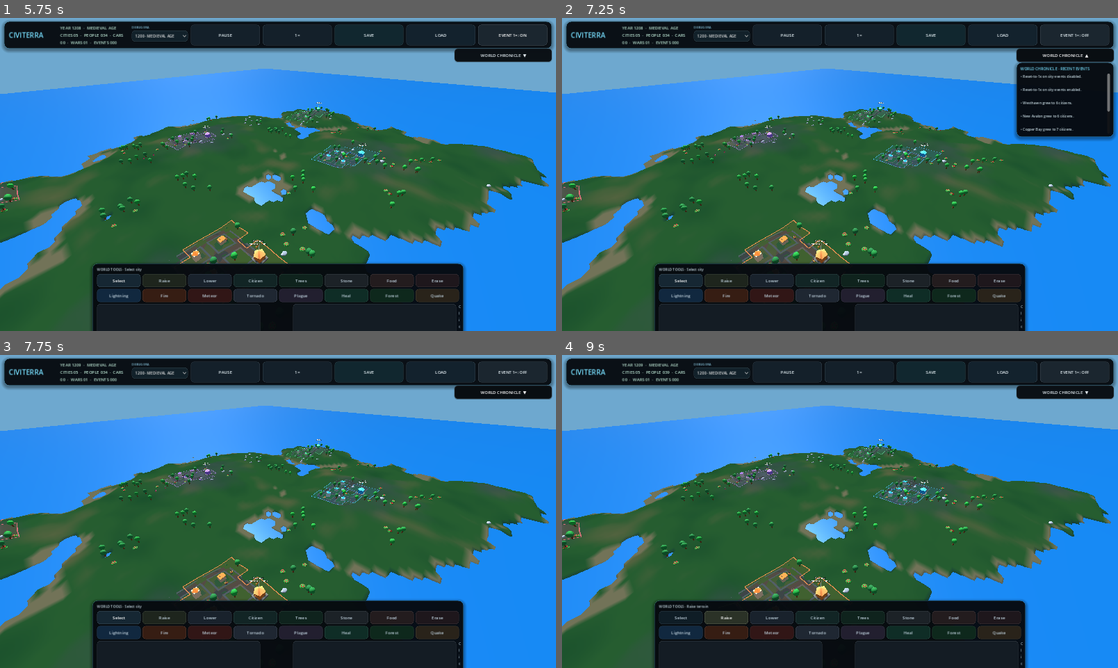
Above: before the commit, frames 1-4 (two rows, left to right).
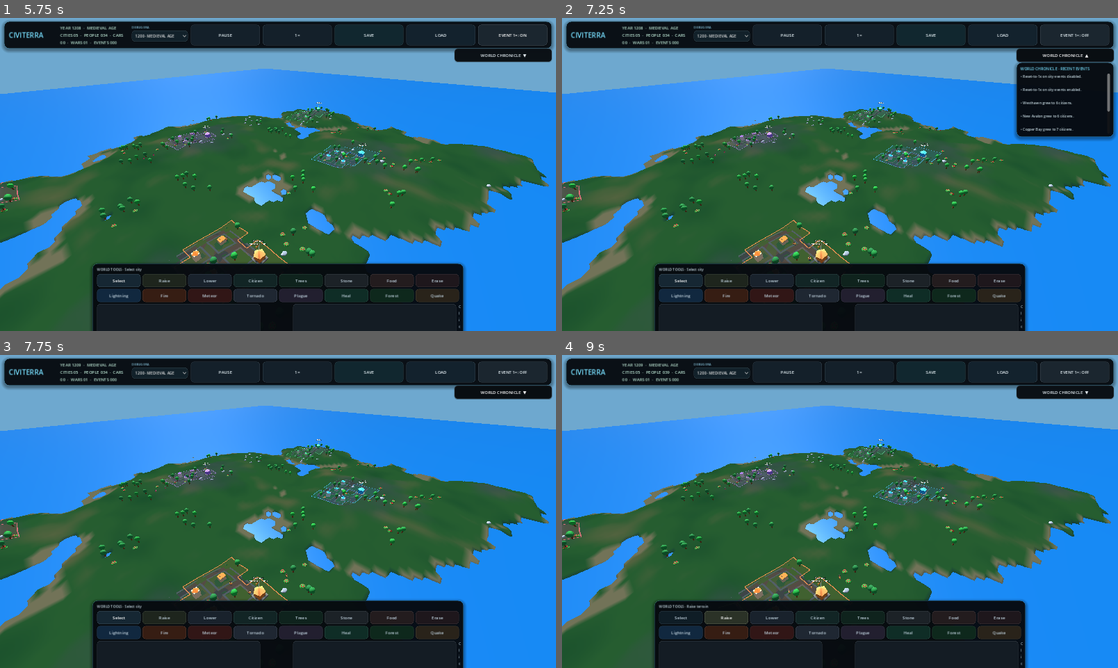
Above: after the commit, the same moments.

Repository: yoimdoingstuff/citysandbox
Game: Godot game, scene res://main.tscn
The game is run twice, just before and just after one commit, with the same random seed, the same clock (stepped at 60 frames per second) and the same inputs.
Inputs:
- Up to frame 1 (5.75 s): click "1200 · MEDIEVAL AGE" at 0.5 s; click "1×" at 1.25 s; click "2×" at 2 s; click "4×" at 2.75 s; click "8×" at 3.5 s; click "16×" at 4.25 s; click "EVENT 1×: OFF" at 5 s
- Up to frame 2 (7.25 s): click "EVENT 1×: ON" at 5.75 s; click "WORLD CHRONICLE ▼" at 6.5 s
- Up to frame 3 (7.75 s): click "WORLD CHRONICLE ▲" at 7.25 s
- Up to frame 4 (9 s): click "Select" at 8 s; click "Raise" at 8.75 s

Frame 1 is identical in both runs. In frame 2, less than 0.1% of the frame differs, in the area x 32-63%, y 36-79%; in frame 3, less than 0.1%, in the area x 32-66%, y 28-78%; in frame 4, less than 0.1%.

Commit message:
Slow collapsing structures, add smoke and impact-timed chain reactions

Diff:
--- a/main.gd
+++ b/main.gd
@@ -113,6 +113,7 @@
 var traffic_light_records: Array = []
 var traffic_light_timer: float = 0.0
 var traffic_light_phase: int = 0
+var stuck_recovery_timer: float = 0.0
 var pause_button: Button
 var speed_button: Button
 var control_button: Button
@@ -142,8 +143,48 @@
 		call_deferred("_run_save_load_smoke_test")
 
 
+func _recover_stuck_citizens() -> void:
+	for person_index in range(people.size()):
+		var person: Dictionary = people[person_index]
+		if not bool(person.get("alive", true)):
+			continue
+		var activity: String = str(person.get("activity", "wandering"))
+		if activity in ["indoors", "riding", "cleaning"]:
+			continue
+		var position: Vector3 = person["pos"]
+		var target: Vector3 = person.get("target", position)
+		var distance_to_target: float = Vector2(position.x - target.x, position.z - target.z).length()
+		var stuck_timer: float = float(person.get("stuck_timer", 0.0))
+		if distance_to_target > 1.1:
+			stuck_timer += 1.0
+		else:
+			stuck_timer = 0.0
+		person["stuck_timer"] = stuck_timer
+		if stuck_timer >= 6.0:
+			var cleanup_id: int = int(person.get("cleanup_rubble_id", -1))
+			if cleanup_id >= 0:
+				_reserve_cleanup_rubble(cleanup_id, false)
+			person["activity"] = "wandering"
+			person["activity_timer"] = 0.0
+			person["indoor_house"] = null
+			person["vehicle_node"] = null
+			person["cleanup_rubble_id"] = -1
+			person["target"] = _choose_citizen_street_target(int(person.get("city_id", -1)), position, 10.0)
+			person["walk_timer"] = 0.0
+			person["stuck_timer"] = 0.0
+			var node: Node3D = person.get("node") as Node3D
+			if is_instance_valid(node):
+				node.position = position
+				node.visible = true
+		people[person_index] = person
+
+
 func _process(delta: float) -> void:
 	_update_traffic_lights(delta)
+	stuck_recovery_timer += delta
+	if stuck_recovery_timer >= 1.0:
+		stuck_recovery_timer = fmod(stuck_recovery_timer, 1.0)
+		_recover_stuck_citizens()
 	_update_camera_input(delta)
 	_update_auto_city_camera(delta)
 	preview_timer += delta
@@ -3596,13 +3637,13 @@
 		cities[city_id]["label"].text = "%s\nPOP %d" % [cities[city_id]["name"], int(cities[city_id]["population"])]
 
 
-func _collapse_specific_building(city_id: int, house: Node3D, allow_chain: bool = true, rebuild_roads: bool = true, chain_depth: int = 0) -> bool:
+func _collapse_specific_building(city_id: int, house: Node3D, allow_chain: bool = true, rebuild_roads: bool = true, chain_depth: int = 0, impact_strength: float = 0.22) -> bool:
 	if city_id < 0 or city_id >= cities.size() or not is_instance_valid(house):
 		return false
 	var city: Dictionary = cities[city_id]
 	var houses: Array = city["houses"]
 	var house_index: int = houses.find(house)
-	if house_index < 0:
+	if house_index < 0 or bool(house.get_meta("is_collapsing", false)):
 		return false
 	var impact_position: Vector3 = house.global_position
 	var local_position: Vector3 = house.position
@@ -3612,21 +3653,26 @@
 	var fall_direction := Vector2(cos(fall_angle), sin(fall_angle))
 	var fall_reach: float = clampf(building_height * 0.42, 1.8, 12.0)
 	var fall_half_width: float = clampf(building_height * 0.11 + 1.3, 1.7, 4.5)
+	house.set_meta("is_collapsing", true)
 	_kill_people_in_fall_corridor(impact_position, fall_direction, fall_reach, fall_half_width, house)
 	_destroy_cars_in_fall_corridor(impact_position, fall_direction, fall_reach, fall_half_width + 0.8)
-	_animate_building_fall(house, tall_building, city["color"], fall_direction)
+	_recover_citizens_from_collapsing_house(house)
+	_spawn_building_collapse_smoke(impact_position + Vector3(0.0, minf(building_height * 0.3, 7.0), 0.0), building_height, tall_building)
+	_animate_building_fall(house, tall_building, city["color"], fall_direction, impact_strength)
 	houses.remove_at(house_index)
 	city["houses"] = houses
 	city["destroyed_building_debt"] = int(city.get("destroyed_building_debt", 0)) + 1
 	cities[city_id] = city
-	# A tall building can knock into a neighbour. Limit cascades to four structures,
-	# so a metropolitan disaster cannot turn into an unbounded chain.
+	last_detail_signature = ""
+
+	# A neighbour is not flagged to collapse immediately. A visible debris chunk
+	# flies into it first, and only that timed impact can start its own fall.
 	if allow_chain and chain_depth < 3 and (tall_building or randf() < 0.12):
 		var chain_radius: float = minf(21.0, maxf(7.8, building_height * 0.62 + 2.0))
 		var target_house: Node3D = null
 		var target_score: float = INF
 		for other in houses:
-			if not is_instance_valid(other):
+			if not is_instance_valid(other) or bool(other.get_meta("is_collapsing", false)):
 				continue
 			var offset := Vector2(other.position.x - local_position.x, other.position.z - local_position.z)
 			var distance_squared: float = offset.length_squared()
@@ -3639,10 +3685,78 @@
 				target_score = score
 				target_house = other
 		if is_instance_valid(target_house) and randf() < (0.68 if tall_building else 0.20):
-			_collapse_specific_building(city_id, target_house, true, false, chain_depth + 1)
+			var distance_to_target: float = Vector2(target_house.position.x - local_position.x, target_house.position.z - local_position.z).length()
+			var transferred_energy: float = clampf(0.88 - distance_to_target / maxf(1.0, chain_radius) * 0.46, 0.30, 0.86)
+			_throw_debris_at_building(city_id, impact_position, target_house, city["color"], chain_depth + 1, transferred_energy, building_height)
+
 	if rebuild_roads and city_id < cities.size():
 		_rebuild_city_roads(city_id)
+		_schedule_city_territory_refresh()
 	return true
+
+
+func _recover_citizens_from_collapsing_house(house: Node3D) -> void:
+	if not is_instance_valid(house):
+		return
+	var house_position: Vector3 = house.global_position
+	for person_index in range(people.size()):
+		var person: Dictionary = people[person_index]
+		if not bool(person.get("alive", true)):
+			continue
+		var activity: String = str(person.get("activity", "wandering"))
+		var indoor_house: Variant = person.get("indoor_house", null)
+		var is_indoor_resident: bool = indoor_house == house and (activity == "indoors" or activity == "entering")
+		var target: Vector3 = person.get("target", person.get("pos", Vector3.ZERO))
+		var near_door: bool = activity == "entering" and Vector2(target.x - house_position.x, target.z - house_position.z).length() <= 2.8
+		if not is_indoor_resident and not near_door:
+			continue
+		var position: Vector3 = _surface_position(float(person["pos"].x), float(person["pos"].z))
+		var city_id: int = int(person.get("city_id", -1))
+		person["pos"] = position
+		person["target"] = _choose_citizen_street_target(city_id, position, 10.0)
+		person["activity"] = "wandering"
+		person["activity_timer"] = 0.0
+		person["walk_timer"] = 0.0
+		person["indoor_house"] = null
+		person["stuck_timer"] = 0.0
+		people[person_index] = person
+		var person_node: Node3D = person.get("node") as Node3D
+		if is_instance_valid(person_node):
+			person_node.position = position
+			person_node.visible = true
+
+
+func _throw_debris_at_building(city_id: int, source_position: Vector3, target_house: Node3D, building_color: Color, chain_depth: int, impact_strength: float, source_height: float) -> void:
+	if not is_instance_valid(target_house):
+		return
+	var direction := Vector2(target_house.global_position.x - source_position.x, target_house.global_position.z - source_position.z).normalized()
+	var debris := MeshInstance3D.new()
+	debris.name = "ChainCollapseDebris"
+	debris.mesh = _cached_box_mesh(Vector3(0.72, 0.58, 0.78))
+	debris.material_override = _material(building_color.darkened(0.40))
+	debris.cast_shadow = GeometryInstance3D.SHADOW_CASTING_SETTING_OFF
+	add_child(debris)
+	var start_position: Vector3 = source_position + Vector3(direction.x * 1.2, maxf(1.8, source_height * 0.62), direction.y * 1.2)
+	var target_height: float = float(target_house.get_meta("building_height", 2.0 * target_house.scale.y))
+	var finish_position: Vector3 = target_house.global_position + Vector3(0.0, maxf(0.7, target_height * 0.45), 0.0)
+	debris.global_position = start_position
+	var distance: float = start_position.distance_to(finish_position)
+	var flight_time: float = clampf(distance / lerpf(19.0, 10.0, 1.0 - impact_strength), 0.42, 1.65)
+	var travel_tween := create_tween()
+	travel_tween.tween_interval(0.24)
+	travel_tween.tween_property(debris, "global_position", finish_position, flight_time).set_trans(Tween.TRANS_QUAD).set_ease(Tween.EASE_IN)
+	travel_tween.tween_callback(_on_building_debris_impact.bind(city_id, target_house, building_color, chain_depth, impact_strength))
+	travel_tween.tween_callback(debris.queue_free)
+
+
+func _on_building_debris_impact(city_id: int, target_house: Node3D, building_color: Color, chain_depth: int, impact_strength: float) -> void:
+	if not is_instance_valid(target_house) or city_id < 0 or city_id >= cities.size():
+		return
+	var city: Dictionary = cities[city_id]
+	if not (city["houses"] as Array).has(target_house):
+		return
+	_spawn_building_collapse_smoke(target_house.global_position + Vector3(0.0, 1.0, 0.0), float(target_house.get_meta("building_height", 2.0)), false, true)
+	_collapse_specific_building(city_id, target_house, true, true, chain_depth, impact_strength)
 
 
 func _kill_people_in_fall_corridor(center: Vector3, direction: Vector2, reach: float, half_width: float, collapsing_house: Node3D) -> int:
@@ -3740,14 +3854,17 @@
 	return destroyed
 
 
-func _animate_building_fall(house: Node3D, tall_building: bool, building_color: Color, fall_direction: Vector2 = Vector2.ZERO) -> void:
+func _animate_building_fall(house: Node3D, tall_building: bool, building_color: Color, fall_direction: Vector2 = Vector2.ZERO, impact_strength: float = 0.22) -> void:
 	if not is_instance_valid(house):
 		return
 	if fall_direction.length_squared() < 0.01:
-		var angle: float = randf() * TAU
-		fall_direction = Vector2(cos(angle), sin(angle))
+		var random_angle: float = randf() * TAU
+		fall_direction = Vector2(cos(random_angle), sin(random_angle))
 	fall_direction = fall_direction.normalized()
-	var duration: float = 0.78 if tall_building else 0.52
+	var strength: float = clampf(impact_strength, 0.08, 1.0)
+	# The first unsupported structure slowly loses stability. A stronger debris
+	# impact transfers more energy, so the struck structure falls faster.
+	var duration: float = lerpf(4.2, 1.55, strength) if tall_building else lerpf(3.1, 1.15, strength)
 	var fall_angle: float = deg_to_rad(randf_range(72.0, 88.0) if tall_building else randf_range(58.0, 78.0))
 	var z_fall: float = -fall_direction.x * fall_angle
 	var x_fall: float = fall_direction.y * fall_angle
@@ -3755,7 +3872,7 @@
 	tween.set_parallel(true)
 	tween.tween_property(house, "rotation:z", house.rotation.z + z_fall, duration).set_trans(Tween.TRANS_CUBIC).set_ease(Tween.EASE_IN)
 	tween.tween_property(house, "rotation:x", house.rotation.x + x_fall, duration).set_trans(Tween.TRANS_CUBIC).set_ease(Tween.EASE_IN)
-	tween.tween_property(house, "scale:y", house.scale.y * 0.93, duration)
+	tween.tween_property(house, "scale:y", house.scale.y * 0.93, duration).set_trans(Tween.TRANS_QUAD).set_ease(Tween.EASE_IN)
 	tween.chain().tween_callback(_finish_building_collapse.bind(house, tall_building, building_color, fall_direction))
 
 
@@ -3766,7 +3883,45 @@
 	var rubble_reach: float = clampf(building_height * 0.42, 1.8, 12.0)
 	var rubble_position: Vector3 = house.global_position + Vector3(fall_direction.x * rubble_reach, 0.0, fall_direction.y * rubble_reach)
 	_spawn_persistent_rubble(rubble_position, tall_building, building_color)
+	_spawn_building_collapse_smoke(rubble_position + Vector3(0.0, 0.6, 0.0), building_height, tall_building, true)
 	house.queue_free()
+
+
+func _spawn_building_collapse_smoke(center: Vector3, building_height: float, tall_building: bool, impact_burst: bool = false) -> void:
+	var puff_count: int = 14 if tall_building else 8
+	if impact_burst:
+		puff_count = 6 if tall_building else 4
+	for puff_index in range(puff_count):
+		var puff := MeshInstance3D.new()
+		var puff_mesh := SphereMesh.new()
+		puff_mesh.radius = randf_range(0.62, 1.05)
+		puff_mesh.height = puff_mesh.radius * 2.0
+		puff_mesh.radial_segments = 8
+		puff_mesh.rings = 4
+		puff.mesh = puff_mesh
+		var smoke_material := StandardMaterial3D.new()
+		smoke_material.albedo_color = Color(randf_range(0.17, 0.29), randf_range(0.18, 0.30), randf_range(0.19, 0.31), randf_range(0.48, 0.70))
+		smoke_material.transparency = BaseMaterial3D.TRANSPARENCY_ALPHA
+		smoke_material.shading_mode = BaseMaterial3D.SHADING_MODE_UNSHADED
+		smoke_material.depth_draw_mode = BaseMaterial3D.DEPTH_DRAW_DISABLED
+		smoke_material.shading_mode = BaseMaterial3D.SHADING_MODE_PER_PIXEL
+		smoke_material.roughness = 1.0
+		puff.material_override = smoke_material
+		puff.cast_shadow = GeometryInstance3D.SHADOW_CASTING_SETTING_OFF
+		var drift := Vector3(randf_range(-2.2, 2.2), randf_range(0.4, maxf(2.0, building_height * 0.36)), randf_range(-2.2, 2.2))
+		puff.global_position = center + Vector3(randf_range(-1.8, 1.8), randf_range(0.0, 1.3), randf_range(-1.8, 1.8))
+		var scale_start: float = randf_range(0.4, 0.9)
+		puff.scale = Vector3.ONE * scale_start
+		add_child(puff)
+		var lifetime: float = randf_range(2.5, 4.2) if tall_building else randf_range(1.8, 3.0)
+		if impact_burst:
+			lifetime *= 0.75
+		var smoke_tween := create_tween()
+		smoke_tween.set_parallel(true)
+		smoke_tween.tween_property(puff, "global_position", puff.global_position + drift, lifetime).set_trans(Tween.TRANS_CUBIC).set_ease(Tween.EASE_OUT)
+		smoke_tween.tween_property(puff, "scale", Vector3.ONE * randf_range(2.1, 3.8), lifetime).set_trans(Tween.TRANS_QUAD).set_ease(Tween.EASE_OUT)
+		smoke_tween.tween_property(smoke_material, "albedo_color:a", 0.0, lifetime)
+		smoke_tween.chain().tween_callback(puff.queue_free)
 
 
 func _spawn_persistent_rubble(position: Vector3, tall_building: bool, building_color: Color, record: bool = true, rubble_kind: String = "building", saved_id: int = -1) -> void:
